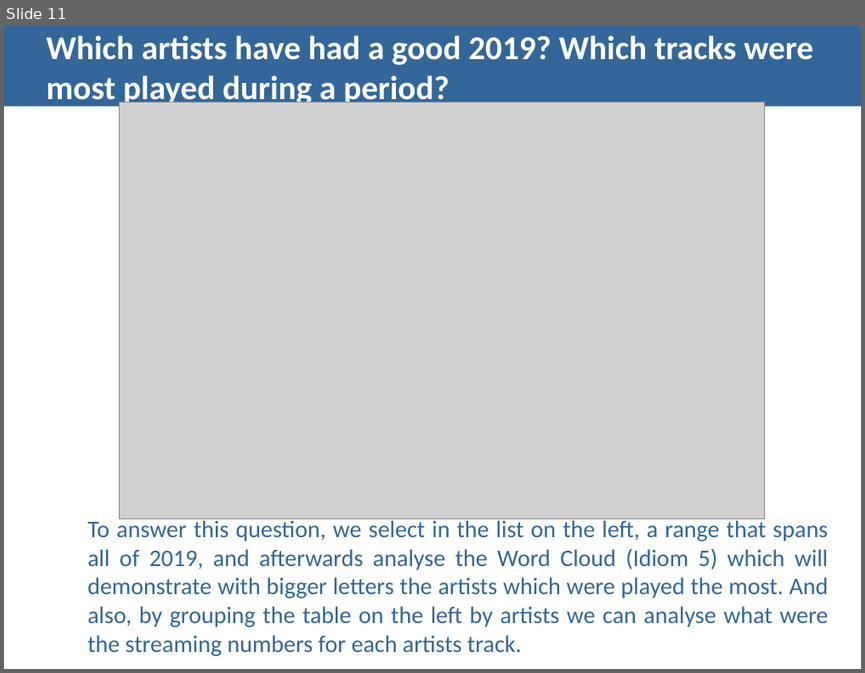
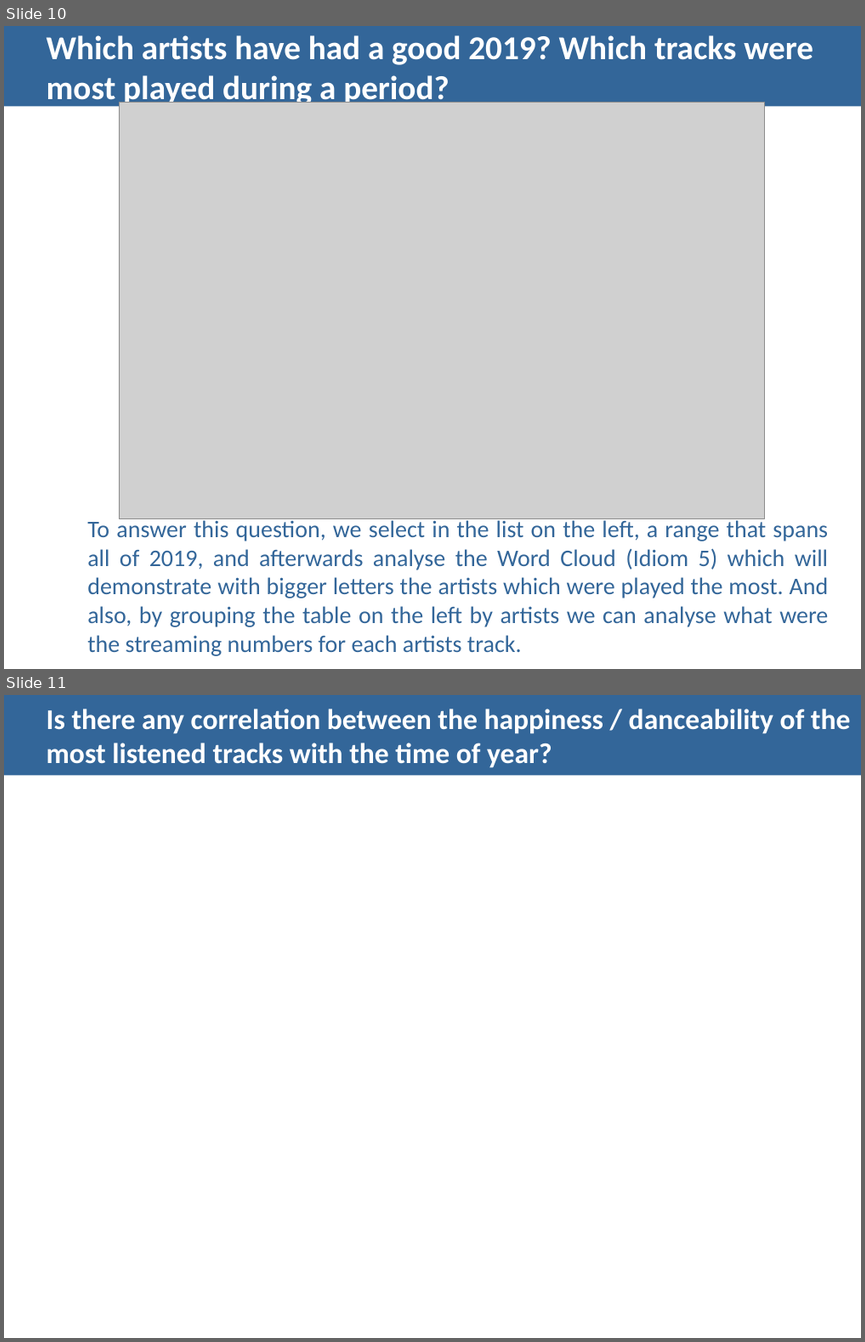
Before and after one commit to goncaloadolfo/VI_project, a slide deck: checkpoint3/52.pptx. Shown one above the other, each under a label of ours: slide 11 before the commit, slides 10 and 11 after it. The pictures are 865x673 and 865x1342 pixels, drawn with LibreOffice and Linux fonts; fonts in the diff are those of the drawing; grey boxes stand for pictures. Boxes give left, top, right and bottom in pixels: in the first picture for what was removed or moved away, otherwise in the second. Text is boxed around its words. In the diff, an @@ line names an element or a change of style, - is before the commit and + after.

```diff
--- a/checkpoint3/52.pptx
+++ b/checkpoint3/52.pptx
@@ slide 11 added at (x1=4, y1=695, x2=861, y2=1338), background #FFFFFF @@
@@ title added at (x1=4, y1=695, x2=861, y2=776), fill #336699, 24 pt, text #FFFFFF, bold @@
+Is there any correlation between the happiness / danceability of the most listened tracks with the time of year?
@@ what was slide 11 is now slide 10 @@
```
Also in this commit, not shown: 1 slide changed, 1 slide removed, 1 other file.
